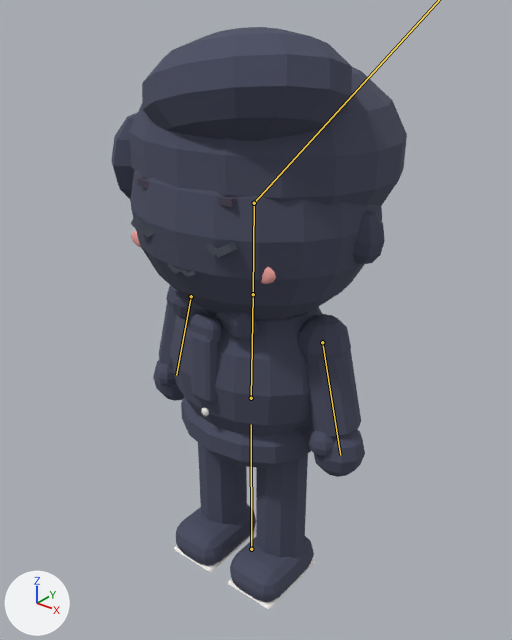
Before and after pictures for a commit that changed the glTF model out/avatars/av_budi.glb.
The view is the same before and after, from a 50 mm lens placed at (0.96, -1.18, 1.45), pointed at (-0.008, 0.03, 0.699). Every picture has the same lights, and +X, +Y and +Z are marked at lower left. The older version comes first. Both versions are drawn at frame 39 of the action 'idle'; the numbers are the values there. The bones that change are drawn over the model as lines.

Objects in the first picture: 'SM_av_budi_arm_l_outline', 'SM_av_budi_arm_r_outline', 'SM_av_budi_face_blink', 'SM_av_budi_hair_outline', 'SM_av_budi_head_outline', 'SM_av_budi_hips_outline', 'SM_av_budi_leg_l', 'SM_av_budi_leg_l_outline', 'SM_av_budi_leg_r', 'SM_av_budi_leg_r_outline', 'SM_av_budi_torso', 'SM_av_budi_torso_outline'.
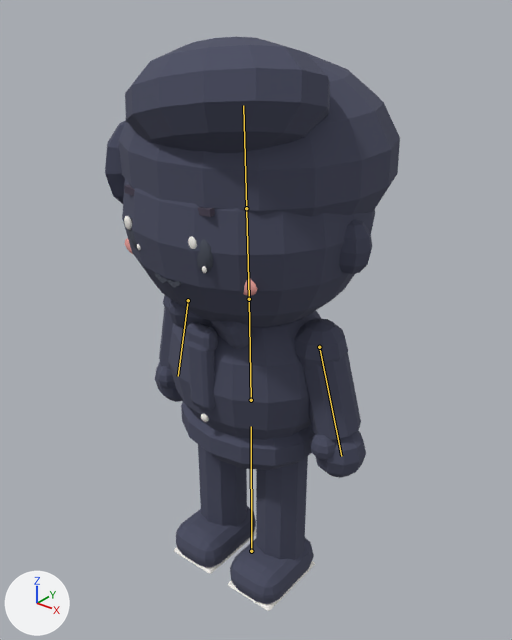
Where the change shows, as pixel boxes (x1, y1, x2, y2) in the pictures (512 x 640 px):
```json
{"object": "SM_av_budi_hair_outline", "change": "posed", "before": [111, 27, 407, 206], "after": [105, 37, 400, 217]}
{"object": "SM_av_budi_head_outline", "change": "posed", "before": [130, 170, 385, 319], "after": [122, 179, 375, 327]}
{"object": "SM_av_budi_torso_outline", "change": "posed", "before": [170, 291, 323, 436], "after": [168, 300, 321, 440]}
{"object": "SM_av_budi_arm_l_outline", "change": "posed", "before": [298, 314, 365, 477], "after": [295, 318, 366, 478]}
{"object": "SM_av_budi_leg_l_outline", "change": "posed", "before": [230, 454, 314, 602], "after": [230, 456, 314, 604]}
{"object": "SM_av_budi_leg_r_outline", "change": "posed", "before": [176, 442, 256, 566], "after": [176, 444, 256, 567]}
{"object": "SM_av_budi_hips_outline", "change": "posed", "before": [181, 397, 314, 468], "after": [181, 401, 315, 470]}
{"object": "SM_av_budi_arm_r_outline", "change": "posed", "before": [153, 285, 184, 401], "after": [155, 295, 183, 402], "on screen": "9% narrower, 8% shorter"}
{"object": "SM_av_budi_face_neutral", "change": "posed", "after": [124, 185, 257, 296], "on screen": "not visible before"}
{"object": "SM_av_budi_leg_l", "change": "posed", "before": [228, 559, 315, 609], "after": [228, 561, 315, 611], "on screen": "mostly hidden"}
{"object": "SM_av_budi_leg_r", "change": "posed", "before": [174, 527, 256, 572], "after": [174, 529, 256, 574], "on screen": "mostly hidden"}
{"bone": "root", "before": "(251, 549) to (251, 424)", "after": "(251, 551) to (251, 426)"}
{"bone": "spine", "before": "(251, 398) to (253, 294)", "after": "(251, 400) to (249, 299)"}
{"bone": "head", "before": "(253, 294) to (254, 203)", "after": "(249, 299) to (246, 208)"}
{"bone": "face_neutral", "before": "(254, 203) to (254, 203)", "after": "(246, 208) to (243, 105)"}
{"bone": "arm_L", "before": "(322, 342) to (340, 455)", "after": "(319, 347) to (341, 456)"}
{"bone": "arm_R", "before": "(191, 296) to (176, 375)", "after": "(188, 300) to (178, 376)"}
```

Edits to the scene script, one JSON object a line:
```json
{"block": "bone_root", "where": "bone_root = bpy.data.objects['ARM_av_budi'].pose.bones['root']"}
{"op": "set", "path": "bone_root.location", "old": "(0.0, -0.004, 0.0)", "new": "(0.0, -0.011, 0.0)"}
{"block": "bone_spine", "where": "bone_spine = bpy.data.objects['ARM_av_budi'].pose.bones['spine']  # child of 'hips'"}
{"op": "set", "path": "bone_spine.rotation_quaternion", "old": "(1.0, -0.017, 0.0, 0.0)", "new": "(1.0, 0.011, 0.0, 0.0)", "note": "degrees (-2, 0, 0) -> degrees (1, 0, 0)"}
{"block": "bone_head", "where": "bone_head = bpy.data.objects['ARM_av_budi'].pose.bones['head']  # child of 'spine'"}
{"op": "set", "path": "bone_head.rotation_quaternion", "old": "(1.0, 0.006, 0.014, 0.0)", "new": "(1.0, 0.005, -0.025, 0.0)", "note": "degrees (1, 2, 0) -> degrees (1, -3, 0)"}
{"block": "bone_face_neutral", "where": "bone_face_neutral = bpy.data.objects['ARM_av_budi'].pose.bones['face_neutral']  # child of 'head'"}
{"op": "set", "path": "bone_face_neutral.scale", "old": "(0.0, 0.0, 0.0)", "new": "(1.0, 1.0, 1.0)"}
{"block": "bone_face_blink", "where": "bone_face_blink = bpy.data.objects['ARM_av_budi'].pose.bones['face_blink']  # child of 'head'"}
{"op": "set", "path": "bone_face_blink.scale", "old": "(1000.0, 1000.0, 1000.0)", "new": "(1.0, 1.0, 1.0)"}
{"block": "bone_arm_l", "where": "bone_arm_l = bpy.data.objects['ARM_av_budi'].pose.bones['arm_L']  # child of 'spine'"}
{"op": "set", "path": "bone_arm_l.rotation_quaternion", "old": "(1.0, 0.004, -0.018, 0.001)", "new": "(0.999, 0.011, -0.044, 0.003)", "note": "degrees (0, -2, 0) -> degrees (1, -5, 0)"}
{"block": "bone_arm_r", "where": "bone_arm_r = bpy.data.objects['ARM_av_budi'].pose.bones['arm_R']  # child of 'spine'"}
{"op": "set", "path": "bone_arm_r.rotation_quaternion", "old": "(1.0, 0.004, 0.018, -0.001)", "new": "(0.999, 0.011, 0.044, -0.003)", "note": "degrees (0, 2, 0) -> degrees (1, 5, 0)"}
```
